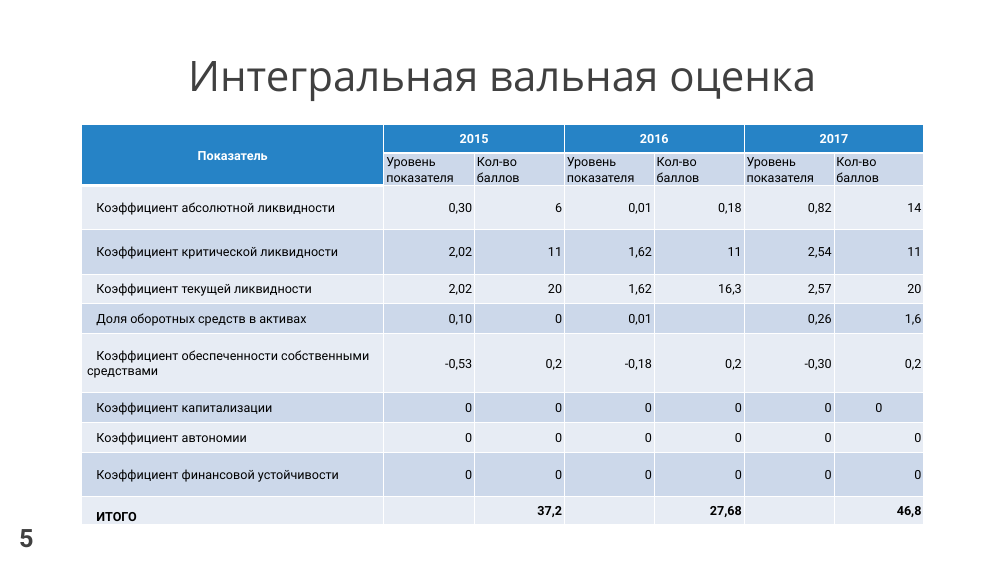
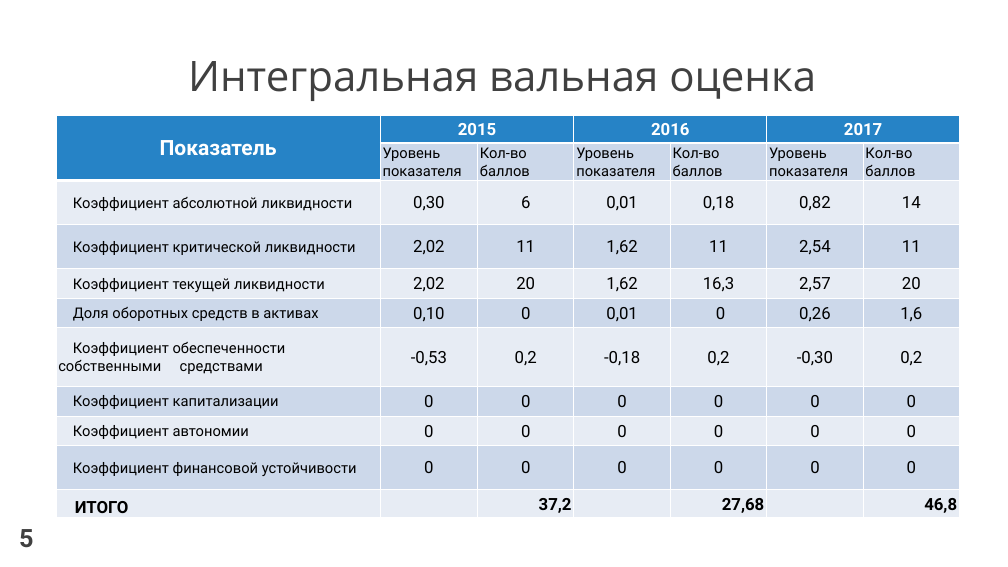
Before and after one commit to venera13/diploma, a slide deck: slide 5 of защита/защита, выступление/ЛобановаВА.pptx. Drawn at 1008x567 pixels with LibreOffice and Linux fonts; fonts in the diff are those of the drawing. Boxes give left, top, right and bottom in pixels: in the first picture for what was removed or moved away, otherwise in the second. Text is boxed around its words. In the diff, an @@ line names an element or a change of style, - is before the commit and + after.

```diff
--- a/защита/защита, выступление/ЛобановаВА.pptx
+++ b/защита/защита, выступление/ЛобановаВА.pptx
@@ table at [56,115,962,518] @@
-row 6, column 5: 
+row 6, column 5: 0
@@ size 12 to 20 pt in "Показатель" @@
@@ size 12 to 16 pt in "2015", "2016", "2017", "0,30" and 50 more places @@
@@ size 12 to 14 pt in "Уровень показателя", "Кол-во баллов", "Уровень показателя", "Кол-во баллов" and 10 more places @@
@@ alignment right to centre @@
@@ table: place and size @@
-table at [82,125,925,525]
+table at [56,115,962,518]
```
Also in this commit, not shown: 21 other slides changed, 2 slides removed, 1 other file.
